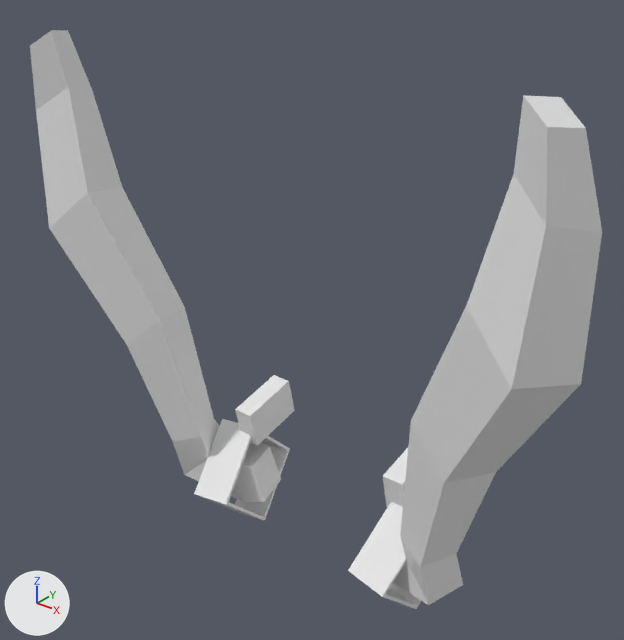
An edit to the OBJ model src/main/resources/assets/twintails/models/twintails_cyan.obj, drawn before and after from the same camera.
One viewpoint serves both versions: a camera (50 mm lens) standing at (1.303, -1.812, 1.222) and looking at (-0.001, -0.182, 0.211). The lights are fixed; the arrows at lower left show +X, +Y and +Z. Where no turn or scale is listed for an object, it has been applied to the vertices.

Objects in the first picture: 'Miku_Earmuffs_2_Earmuffs', 'Miku_Ribbon_2_ribbon', 'Miku_TwinTail_TwinTailModel'.
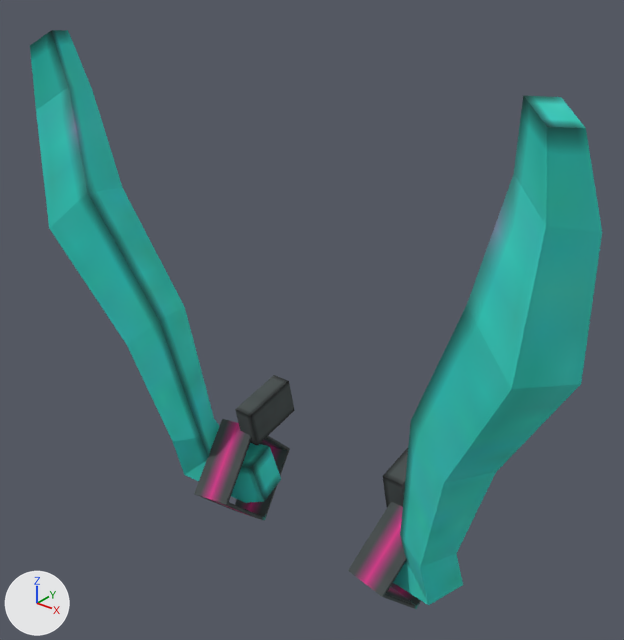
What changed in the scene script:
```text
Add img_twintails_cyan:
    img_twintails_cyan = load_image('twintails_cyan', '../textures/models/twintails_cyan.png', 32, 32, 'sRGB')
Add mat_cyan:
    mat_cyan = principled_material('cyan')
    mat_cyan.texture = img_twintails_cyan
    mat_cyan.roughness = 1.0
Change me_miku_earmuffs_2_earmuffs:
    where me_miku_earmuffs_2_earmuffs.from_pydata(...)  # 16 vertices, 12 faces; spans x -0.306..0.306, y -0.179..0.031, z -0.309..-0.146
    add me_miku_earmuffs_2_earmuffs.materials.append(mat_cyan)  # picture img_twintails_cyan
Change me_miku_ribbon_2_ribbon:
    where me_miku_ribbon_2_ribbon.from_pydata(...)  # 32 vertices, 32 faces; spans x -0.394..0.394, y -0.328..0.037, z -0.619..-0.256
    add me_miku_ribbon_2_ribbon.materials.append(mat_cyan)  # picture img_twintails_cyan
Change me_miku_twintail_twintailmodel:
    where me_miku_twintail_twintailmodel.from_pydata(...)  # 64 vertices, 60 faces; spans x -0.79..0.79, y -0.47..-0.06, z -0.51..0.92
    add me_miku_twintail_twintailmodel.materials.append(mat_cyan)  # picture img_twintails_cyan
```

Boxes (x1, y1, x2, y2) around the edits, measured in the pictures (624 x 640 px):
'Miku_TwinTail_TwinTailModel', recoloured (grey to cyan): (30, 30, 602, 605) in both
'Miku_Ribbon_2_ribbon', recoloured: (194, 419, 421, 609) in both
'Miku_Earmuffs_2_Earmuffs', recoloured (white to black): (235, 375, 408, 507) in both
